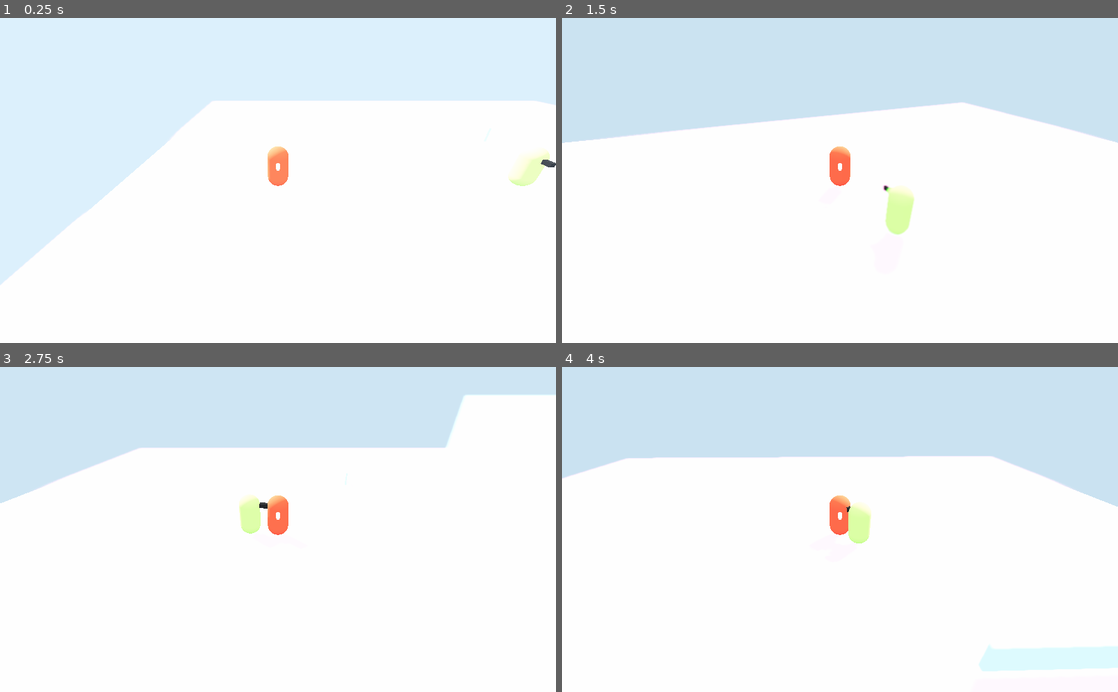
Above: before the commit, frames 1-4 (two rows, left to right).
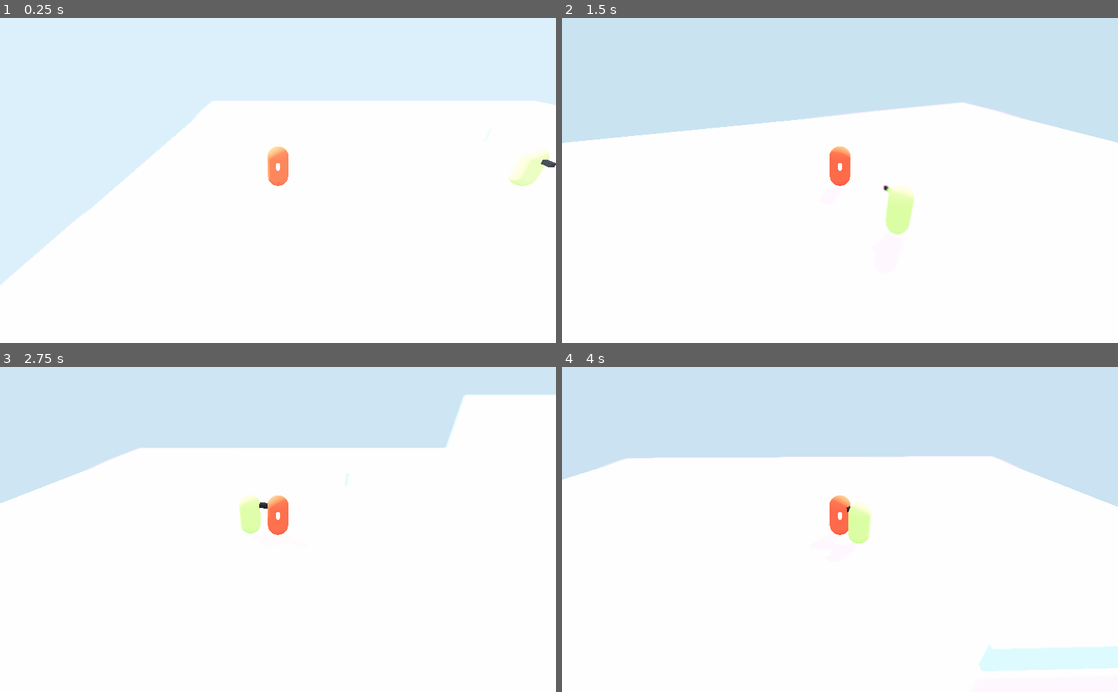
Above: after the commit, the same moments.

Repository: EispriStic/HumanZ
Game: Godot game, scene res://Scenes/TestWorld.tscn
Same seed, same stepped clock (60 frames per second), same inputs: the game is played once before the commit and once after it. A sky picture missing from this copy of the repository is replaced by a grey-blue gradient.
Inputs:
- Up to frame 1 (0.25 s): no input
- Up to frame 2 (1.5 s): hold Right (ui_right) 0.53-1.28 s; tap Ctrl (accroupie) at 0.6 s; hold Down (ui_down) from 1.28 s (still down); tap Q (camera_left) at 1.35 s
- Up to frame 3 (2.75 s): release Down (ui_down) at 2.03 s; hold Right (ui_right) from 2.03 s (still down); tap E (camera_right) at 2.1 s
- Up to frame 4 (4 s): release Right (ui_right) at 2.78 s; hold Up (ui_up) 2.78-3.53 s; tap Ctrl (accroupie) at 2.85 s; hold Left (ui_left) from 3.53 s (still down); tap Q (camera_left) at 3.6 s

The runs differ from the first frame. In frame 1, less than 0.1% of the frame differs, in the area x 30-35%, y 30-38%; in frame 2, 0.2%, in the area x 6-98%, y 29-38%; in frame 3, less than 0.1%; in frame 4, less than 0.1%.

Commit message:
fix blur leger

Diff:
--- a/Scenes/Joueur.tscn
+++ b/Scenes/Joueur.tscn
@@ -48,3 +48,4 @@
 transform = Transform( 0.999848, 0.0174524, -7.62869e-10, 0, -4.37114e-08, -1, -0.0174524, 0.999848, -4.37047e-08, 0, 1, 0 )
 shape = SubResource( 4 )
 disabled = true
+size = 50.0
--- a/Scenes/TestWorld.tscn
+++ b/Scenes/TestWorld.tscn
@@ -15,7 +15,7 @@
 tonemap_mode = 4
 auto_exposure_enabled = true
 dof_blur_far_enabled = true
-dof_blur_far_distance = 15.0
+dof_blur_far_distance = 20.0
 dof_blur_near_enabled = true
 dof_blur_near_distance = 10.0
 
